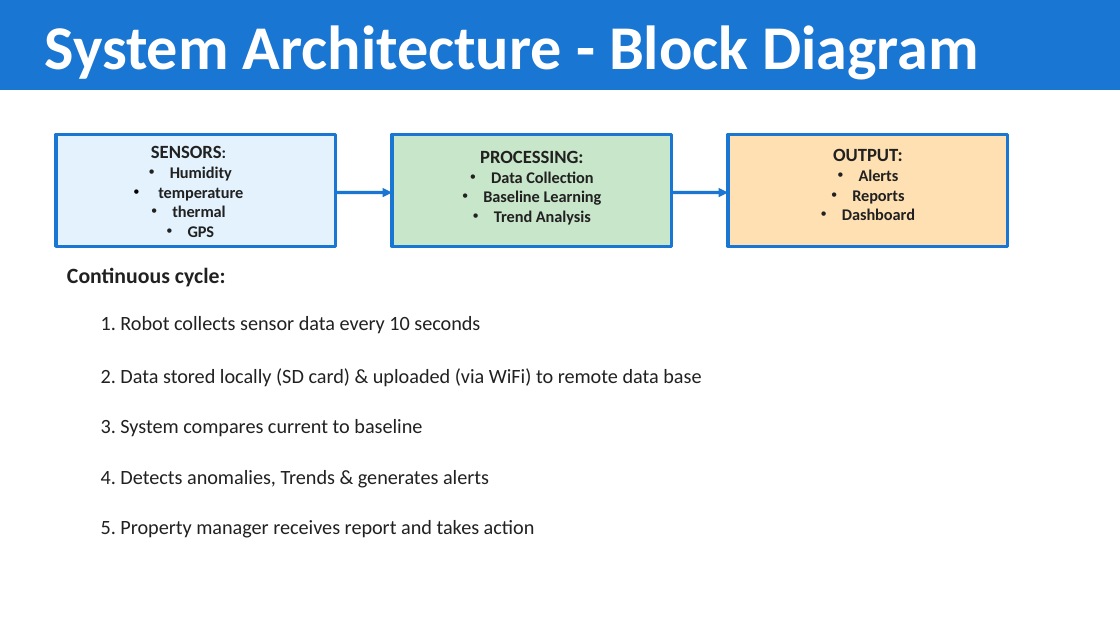
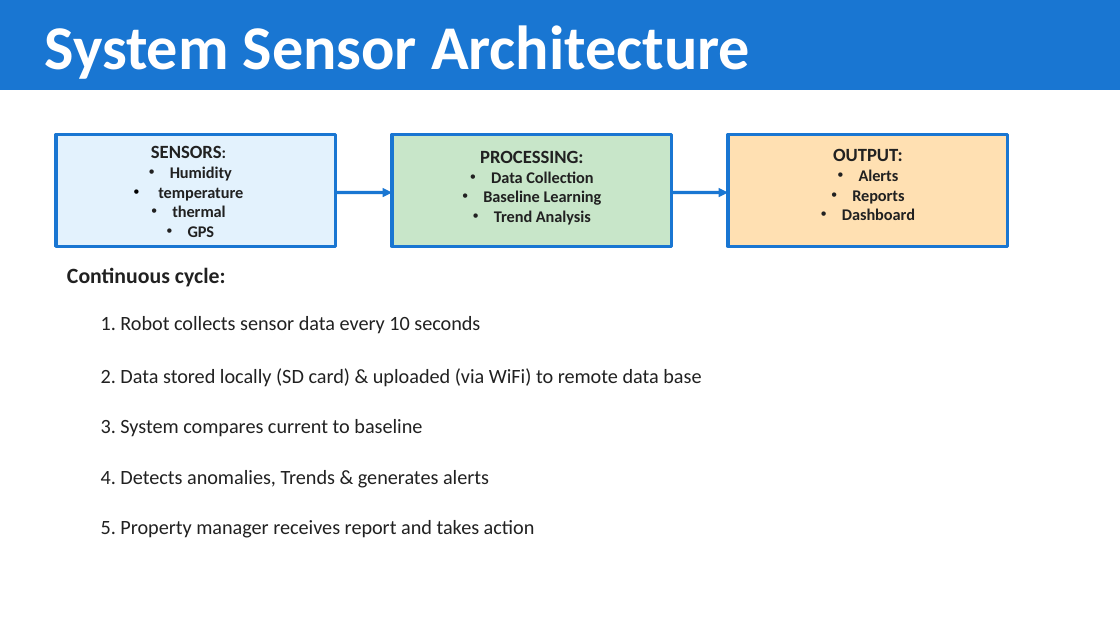
Before and after one commit to charlieM044/SIT210, a slide deck: slide 9 of task 6.1/presentation.pptx (slide 5 before the commit). Drawn at 1120x630 pixels with LibreOffice and Linux fonts; fonts in the diff are those of the drawing. Boxes give left, top, right and bottom in pixels: in the first picture for what was removed or moved away, otherwise in the second. Text is boxed around its words. In the diff, an @@ line names an element or a change of style, - is before the commit and + after.

```diff
--- a/task 6.1/presentation.pptx
+++ b/task 6.1/presentation.pptx
@@ text at <box>45,25,750,79</box>: text changed @@
-System Architecture - Block Diagram
+System Sensor Architecture
```
Also in this commit, not shown: 5 other slides changed, 1 slide added, 4 other files.
